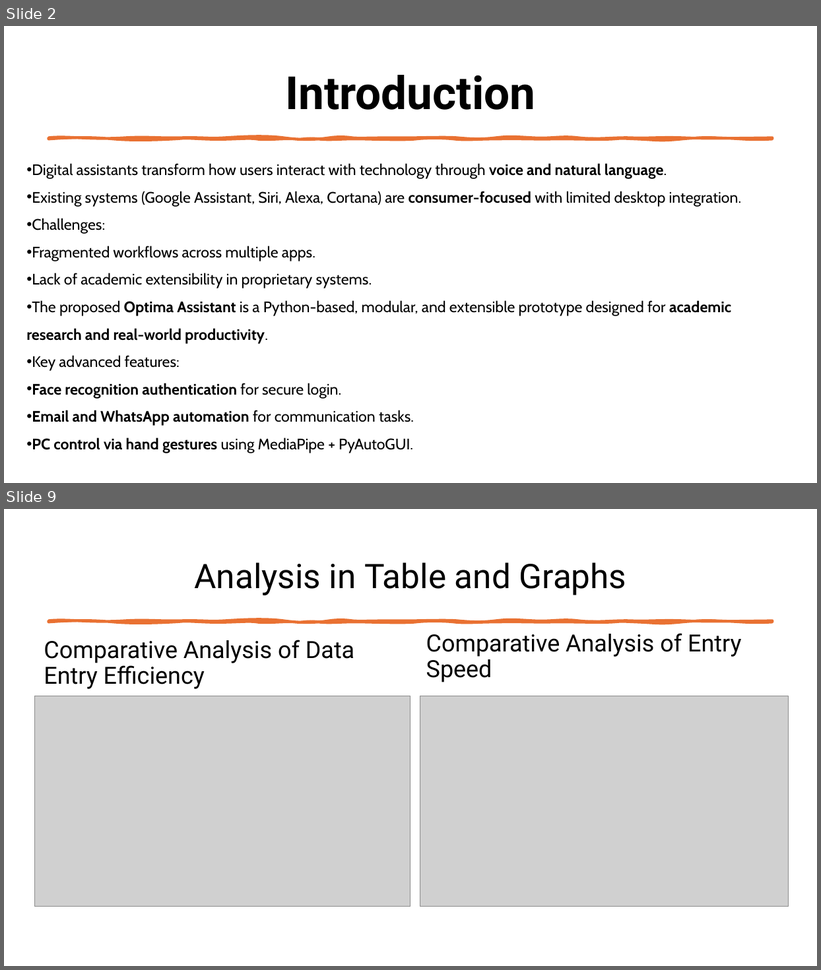
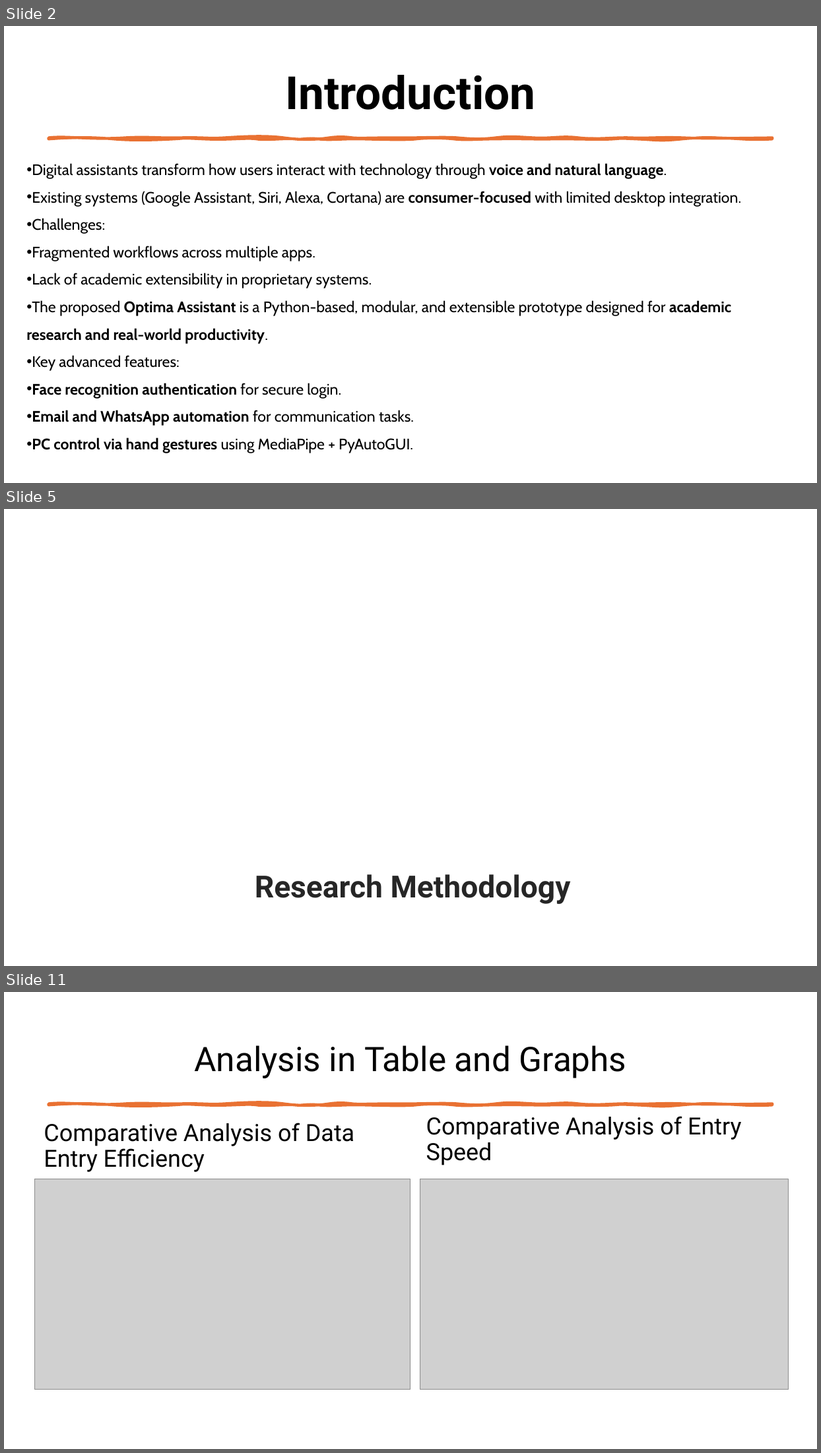
Before and after one commit to suhelgupta/mca-final-year-project, a slide deck: reports/Vignan Project Presentation.pptx. Shown one above the other, each under a label of ours: slides 2 and 9 before the commit, slides 2, 5 and 11 after it; the slides between them are not shown. The pictures are 821x970 and 821x1453 pixels, drawn with LibreOffice and Linux fonts; fonts in the diff are those of the drawing; grey boxes stand for pictures; background and template pictures are left out. Boxes give left, top, right and bottom in pixels: in the first picture for what was removed or moved away, otherwise in the second. Text is boxed around its words. In the diff, an @@ line names an element or a change of style, - is before the commit and + after.

```diff
--- a/reports/Vignan Project Presentation.pptx
+++ b/reports/Vignan Project Presentation.pptx
@@ slide 5 added at <box>4,509,817,966</box>, background picture (left out) @@
@@ rectangle added at <box>4,864,817,914</box>, fill #FFFFFF at 93% opacity @@
@@ line added from (4, 859) to (817, 859), #FFFFFF 3.25 pt @@
@@ title added at <box>255,875,571,904</box>, 36 pt, text #262626, bold @@
+Research Methodology
@@ line added from (4, 918) to (817, 918), #FFFFFF 3.25 pt @@
@@ what was slide 9 is now slide 11 @@
```
Also in this commit, not shown: 3 slides changed, 5 other slides added, 4 slides removed, 1 other file.
